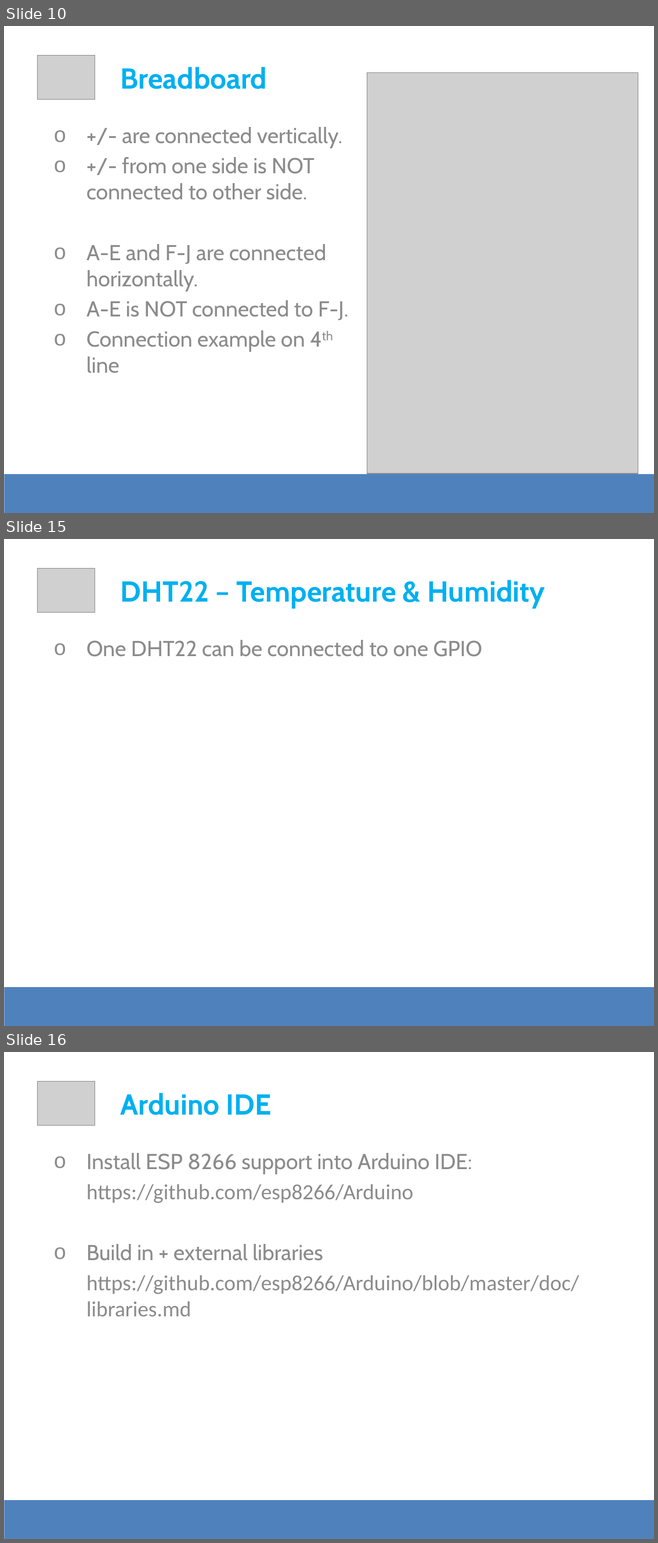
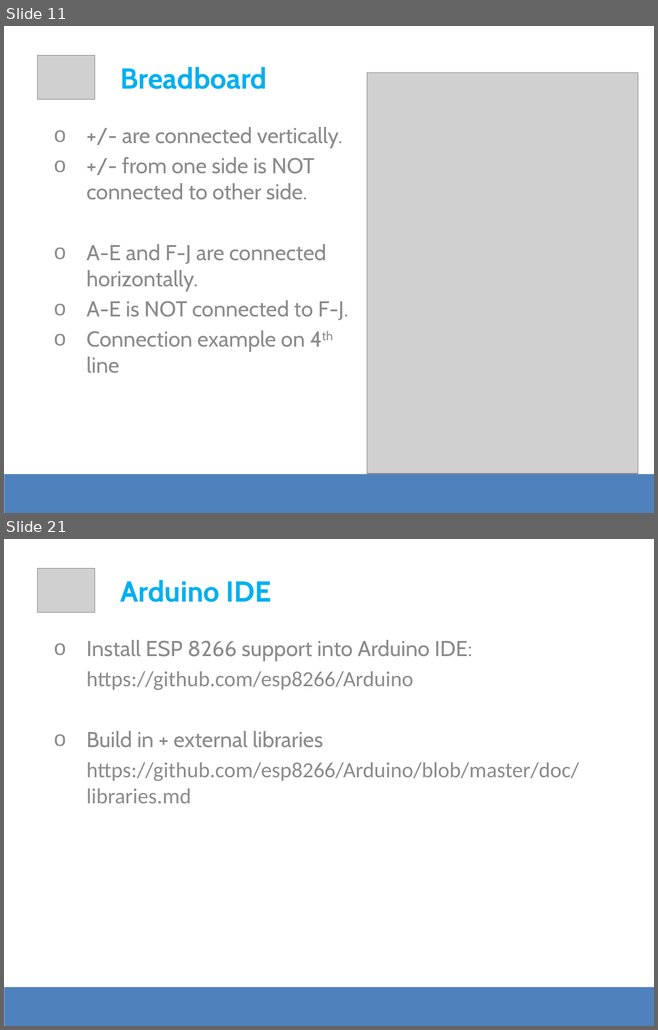
Before and after one commit to apolo-11/es-workshop-esp8266, a slide deck: DevSession - ESP8266.pptx. Shown one above the other, each under a label of ours: slides 10, 15 and 16 before the commit, slides 11 and 21 after it; the slides between them are not shown. The pictures are 658x1543 and 658x1030 pixels, drawn with LibreOffice and Linux fonts; fonts in the diff are those of the drawing; grey boxes stand for pictures. Boxes give left, top, right and bottom in pixels: in the first picture for what was removed or moved away, otherwise in the second. Text is boxed around its words. In the diff, an @@ line names an element or a change of style, - is before the commit and + after.

```diff
--- a/DevSession - ESP8266.pptx
+++ b/DevSession - ESP8266.pptx
@@ slide 15 removed at box(4, 539, 654, 1026), background #FFFFFF @@
@@ picture removed at box(37, 568, 95, 613) @@
@@ text removed at box(121, 580, 545, 607) @@
-DHT22 – Temperature & Humidity
@@ text removed at box(86, 640, 482, 657) @@
-o One DHT22 can be connected to one GPIO
@@ rectangle removed at box(4, 987, 654, 1026) @@
@@ what was slide 10 is now slide 11 @@
@@ what was slide 16 is now slide 21 @@
```
Also in this commit, not shown: 3 slides changed, 10 slides added, 3 other slides removed, 3 other files.
